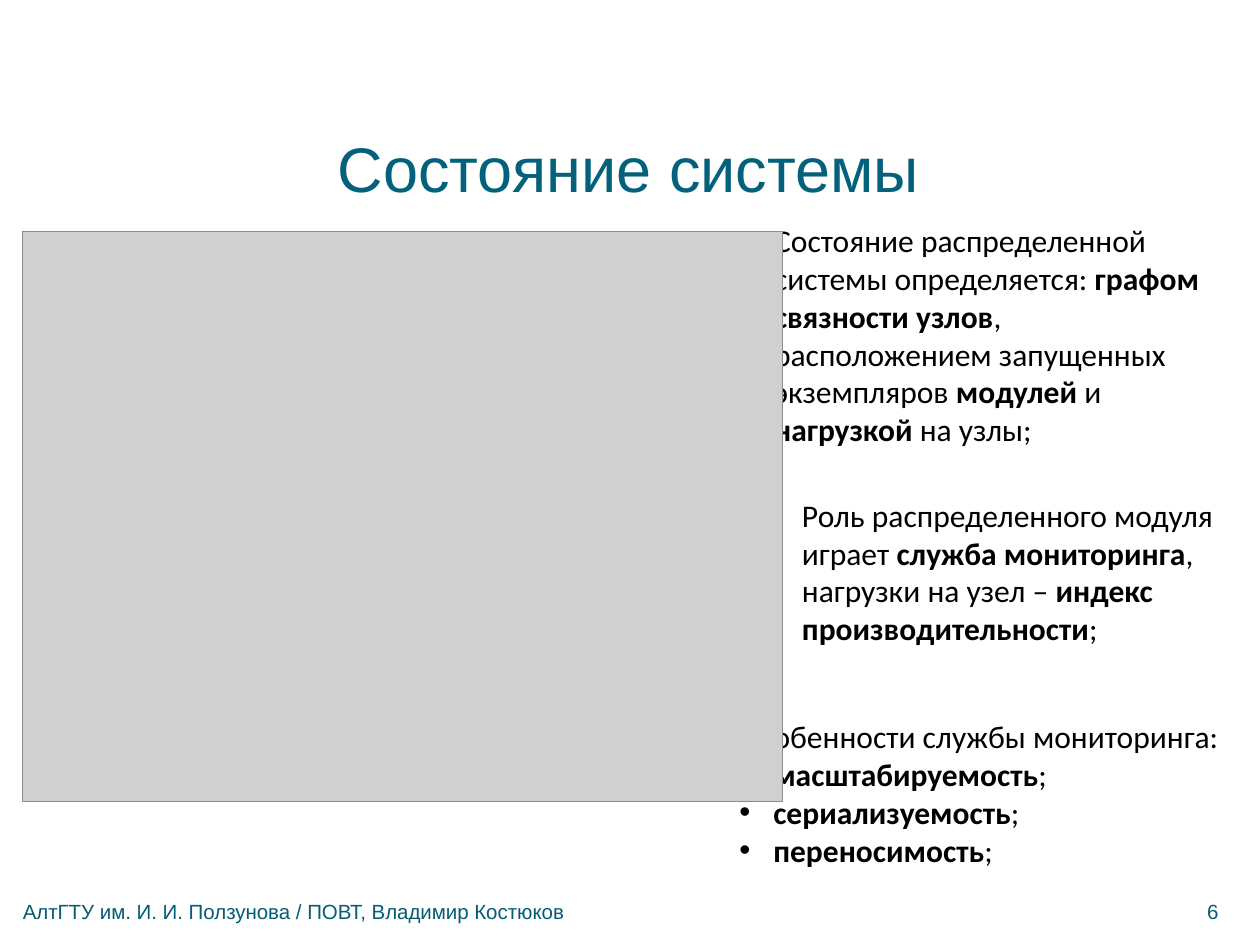
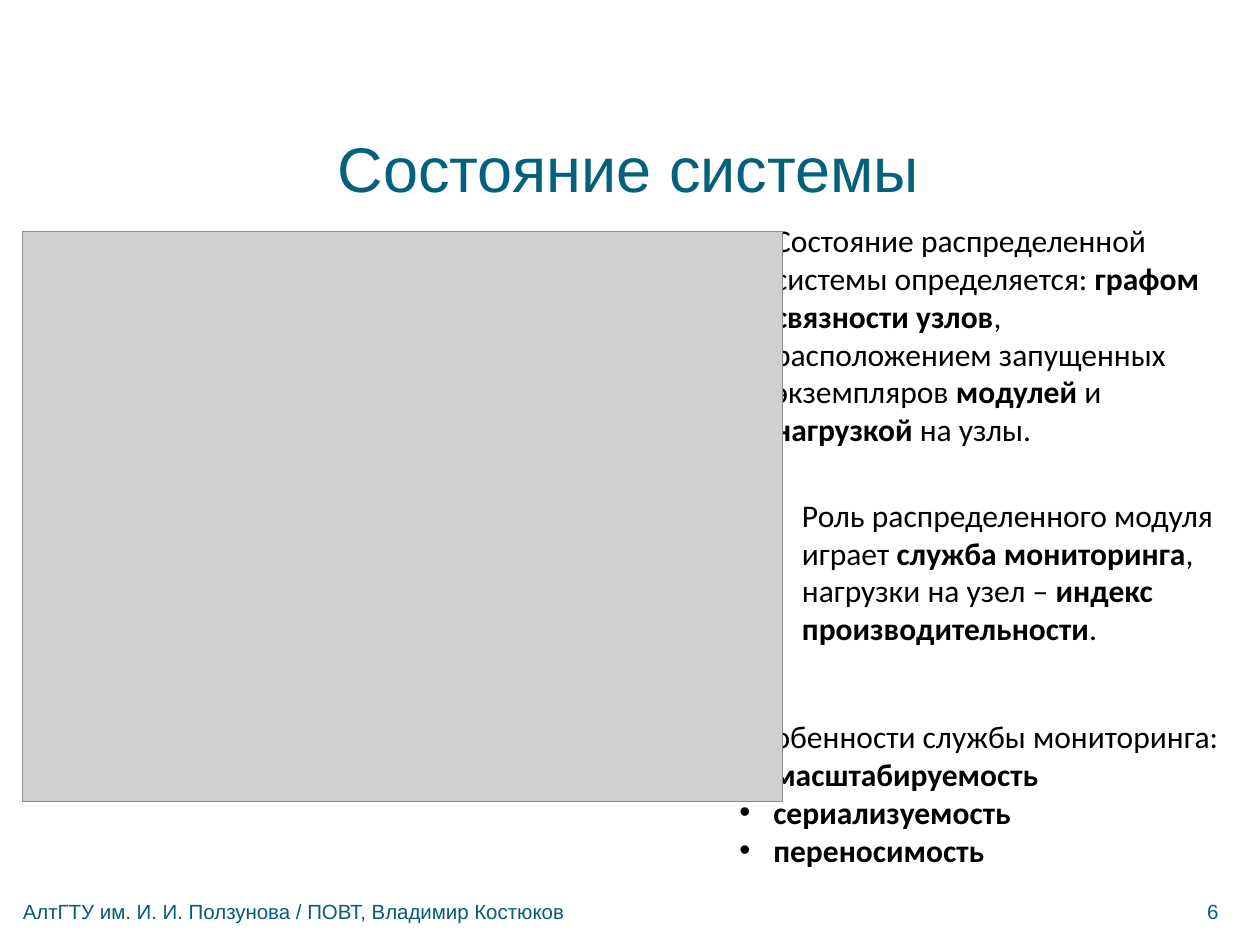
Before and after one commit to bluerain/snoopy, a slide deck: slide 6 of diploma/trunk/ppt/kostyukov.pptx. Drawn at 1260x945 pixels with LibreOffice and Linux fonts; fonts in the diff are those of the drawing; grey boxes stand for pictures; background and template pictures are left out. Boxes give left, top, right and bottom in pixels: in the first picture for what was removed or moved away, otherwise in the second. Text is boxed around its words. In the diff, an @@ line names an element or a change of style, - is before the commit and + after.

```diff
--- a/diploma/trunk/ppt/kostyukov.pptx
+++ b/diploma/trunk/ppt/kostyukov.pptx
@@ text at (774, 230, 1199, 449): text changed @@
-Состояние распределенной системы определяется: графом связности узлов, расположением запущенных экземпляров модулей и нагрузкой на узлы;
+Состояние распределенной системы определяется: графом связности узлов, расположением запущенных экземпляров модулей и нагрузкой на узлы.
@@ text at (802, 506, 1213, 645): text changed @@
-Роль распределенного модуля играет служба мониторинга, нагрузки на узел – индекс производительности;
+Роль распределенного модуля играет служба мониторинга, нагрузки на узел – индекс производительности.
@@ text at (773, 760, 1038, 867): text changed @@
-• масштабируемость;
-• сериализуемость;
-• переносимость;
+• масштабируемость
+• сериализуемость
+• переносимость
```
Also in this commit, not shown: 11 other slides changed.
